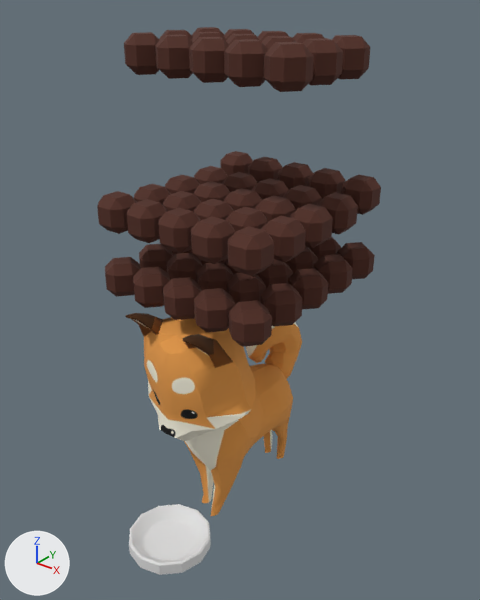
A saved change to the OBJ model ChiBaApp/app/src/main/assets/models/emptyBowl/emptyBowl_frame38.obj.
Camera for both pictures: a camera (50 mm lens) standing at (11.31, -14.29, 15.81) and looking at (0.27, -0.48, 7.25). Lighting does not change. The marker at lower left points along +X, +Y and +Z. Where no turn or scale is listed for an object, it has been applied to the vertices.

Names of what the first picture shows: 'emptyBowl_frame38'.
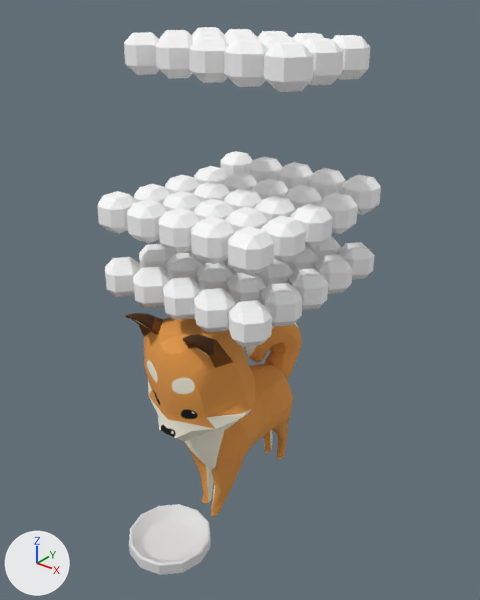
Edits to the bpy script that builds the scene:
```text
Change mat_fressnapffull_phong2sg:
    mat_fressnapffull_phong2sg.base_color: (0.08, 0.02, 0.01) -> (1.0, 1.0, 1.0)  # brown #502719 -> white #ffffff
```

Boxes [x1, y1, x2, y2] around the edits, measured in the pictures (480 x 600 px):
'emptyBowl_frame38', recoloured (brown to white): [97, 27, 381, 357] in both
